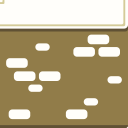
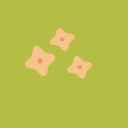
Layer changes from the first 128 × 128 image to the second:
added layer "Calque 42" above "Calque 29" over 0, 0, 128, 128
hid "Calque 41" over 0, 0, 128, 128
